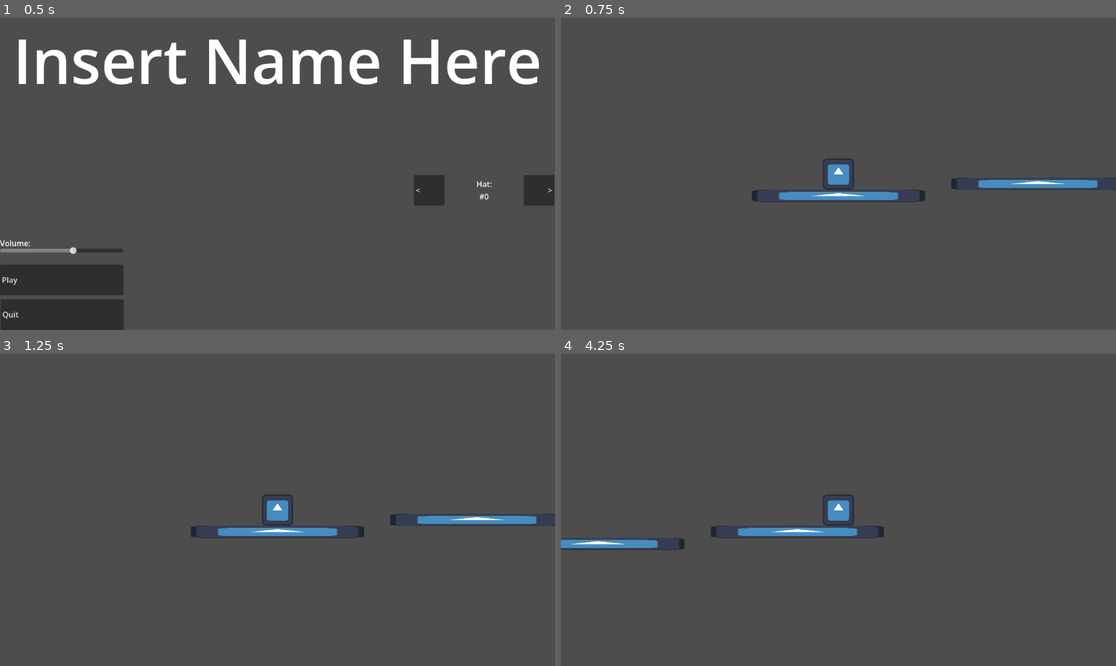
Above: before the commit, frames 1-4 (two rows, left to right).
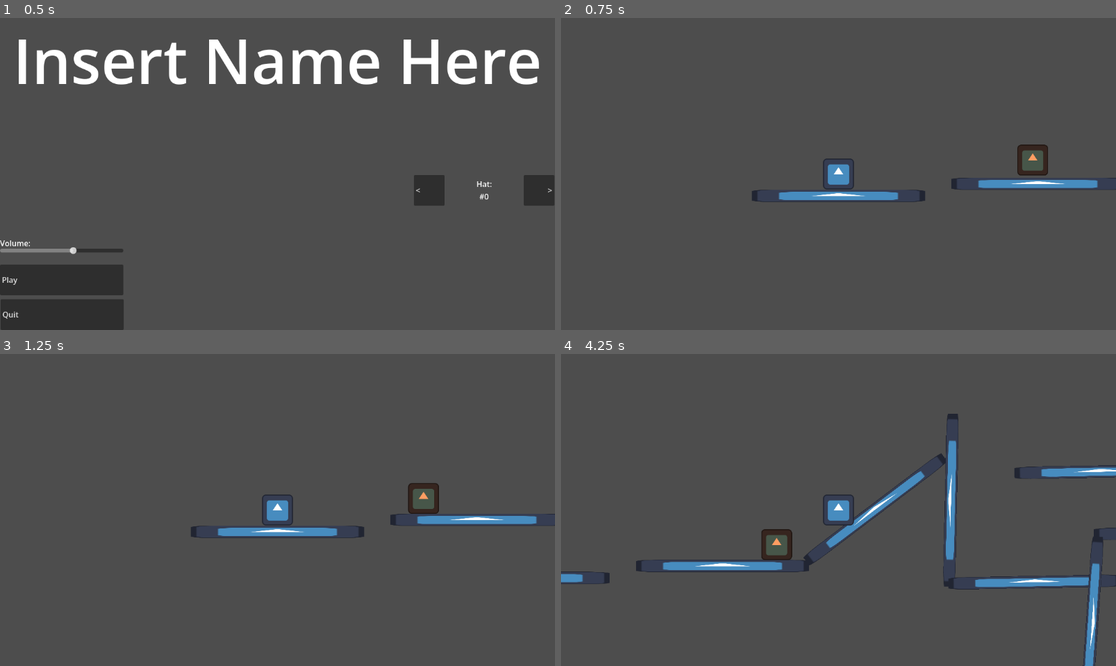
Above: after the commit, the same moments.

Repository: IncrediblyCreativeUsername/Team-Indecisive-Cutthroat-2026
Game: Godot game, scene res://UI/MainMenu.tscn
Two runs of this game, one before a commit and one after it. Both use one fixed random seed, a clock stepped at 60 frames per second and the inputs below. The engine's default icon, where the game draws it, is replaced by a stand-in: a white triangle on a blue panel in a dark square.
Inputs:
- Up to frame 1 (0.5 s): no input
- Up to frame 2 (0.75 s): click "Play" at 0.5 s
- Up to frame 3 (1.25 s): no input
- Up to frame 4 (4.25 s): hold D (MOVE_RIGHT) 1.28-2.78 s; tap W (JUMP) at 1.52, 2.27, 3.77 s; hold A (MOVE_LEFT) 2.78-3.53 s; hold D (MOVE_RIGHT) from 3.53 s (still down)

Frame 1 is identical in both runs. In frame 2, 0.3% of the frame differs, in the area x 82-88%, y 40-51%; in frame 3, 0.3%; in frame 4, 5.7%, in the area x 0-100%, y 19-100%.

Commit message:
Basic Enemy AI and Climb (No pathfinding yet)

Diff:
--- /dev/null
+++ b/Enemy/Enemy.tscn
@@ -0,0 +1,17 @@
+[gd_scene format=3 uid="uid://dfooacd5orfqh"]
+
+[ext_resource type="Script" uid="uid://cr5uer3e35twp" path="res://Enemy/enemy.gd" id="1_3o4wt"]
+[ext_resource type="Texture2D" uid="uid://dlhfkqblbvnm8" path="res://Art/Placeholder/icon.svg" id="2_epr5s"]
+
+[sub_resource type="CircleShape2D" id="CircleShape2D_vonkd"]
+radius = 63.1981
+
+[node name="Enemy" type="CharacterBody2D" unique_id=400271033]
+script = ExtResource("1_3o4wt")
+
+[node name="Sprite2D" type="Sprite2D" parent="." unique_id=1210194941]
+modulate = Color(0.99607843, 0.6156863, 0.38431373, 1)
+texture = ExtResource("2_epr5s")
+
+[node name="CollisionShape2D" type="CollisionShape2D" parent="." unique_id=226660341]
+shape = SubResource("CircleShape2D_vonkd")
--- /dev/null
+++ b/Enemy/enemy.gd
@@ -0,0 +1,28 @@
+extends CharacterBody2D
+
+@export var gravity : int = 100
+@export var speed : int = 400
+
+@onready var player = get_parent().find_child("Player")
+
+func _physics_process(_delta: float) -> void:
+	#X movement
+	velocity.x = 0
+
+	if abs(player.global_position.x - self.global_position.x) > 10:
+		if player.global_position.x >= self.global_position.x:
+			velocity.x += 1
+		if player.global_position.x <= self.global_position.x:
+			velocity.x -= 1
+
+	if is_on_wall():
+		if player.global_position.y <= self.global_position.x:
+			velocity.y = -(speed / 2.0) - gravity
+
+	velocity.x *= speed
+
+	velocity.y += gravity
+
+
+	#move according to velocity and delta
+	move_and_slide()
--- a/Game/Game.tscn
+++ b/Game/Game.tscn
@@ -3,6 +3,7 @@
 [ext_resource type="Script" uid="uid://co6lho6g8m022" path="res://Game/game.gd" id="1_hqwdr"]
 [ext_resource type="Texture2D" uid="uid://dlhfkqblbvnm8" path="res://Art/Placeholder/icon.svg" id="2_vrr3t"]
 [ext_resource type="PackedScene" uid="uid://dy7klndipufbg" path="res://Player/Player.tscn" id="3_iv3md"]
+[ext_resource type="PackedScene" uid="uid://dfooacd5orfqh" path="res://Enemy/Enemy.tscn" id="4_37esa"]
 
 [sub_resource type="RectangleShape2D" id="RectangleShape2D_iv3md"]
 size = Vector2(129.59589, 123)
@@ -33,7 +34,88 @@
 scale = Vector2(0.9999998, 1)
 shape = SubResource("RectangleShape2D_iv3md")
 
+[node name="TempBox3" type="CharacterBody2D" parent="." unique_id=346039032]
+position = Vector2(1462.0001, -154.00006)
+rotation = -0.64798814
+scale = Vector2(5.6097455, 0.39999938)
+
+[node name="Sprite2D" type="Sprite2D" parent="TempBox3" unique_id=1098224771]
+texture = ExtResource("2_vrr3t")
+
+[node name="CollisionShape2D" type="CollisionShape2D" parent="TempBox3" unique_id=565911677]
+position = Vector2(-1.1586761, -1.5)
+scale = Vector2(0.9999998, 1)
+shape = SubResource("RectangleShape2D_iv3md")
+
+[node name="TempBox4" type="CharacterBody2D" parent="." unique_id=1339737106]
+position = Vector2(1776.0001, -192.00002)
+rotation = -1.5486718
+scale = Vector2(5.6097455, 0.39999938)
+
+[node name="Sprite2D" type="Sprite2D" parent="TempBox4" unique_id=937598891]
+texture = ExtResource("2_vrr3t")
+
+[node name="CollisionShape2D" type="CollisionShape2D" parent="TempBox4" unique_id=1940523338]
+position = Vector2(-1.1586761, -1.5)
+scale = Vector2(0.9999998, 1)
+shape = SubResource("RectangleShape2D_iv3md")
+
+[node name="TempBox5" type="CharacterBody2D" parent="." unique_id=1695901023]
+position = Vector2(2124, 148.00002)
+rotation = -0.017346501
+scale = Vector2(5.6097455, 0.39999938)
+
+[node name="Sprite2D" type="Sprite2D" parent="TempBox5" unique_id=1381322817]
+texture = ExtResource("2_vrr3t")
+
+[node name="CollisionShape2D" type="CollisionShape2D" parent="TempBox5" unique_id=1187805204]
+position = Vector2(-1.1586761, -1.5)
+scale = Vector2(0.9999998, 1)
+shape = SubResource("RectangleShape2D_iv3md")
+
+[node name="TempBox6" type="CharacterBody2D" parent="." unique_id=768558049]
+position = Vector2(2728.9998, -56.99997)
+rotation = -0.017346501
+scale = Vector2(5.6097455, 0.39999938)
+
+[node name="Sprite2D" type="Sprite2D" parent="TempBox6" unique_id=1461770484]
+texture = ExtResource("2_vrr3t")
+
+[node name="CollisionShape2D" type="CollisionShape2D" parent="TempBox6" unique_id=422280463]
+position = Vector2(-1.1586761, -1.5)
+scale = Vector2(0.9999998, 1)
+shape = SubResource("RectangleShape2D_iv3md")
+
+[node name="TempBox7" type="CharacterBody2D" parent="." unique_id=1437326961]
+position = Vector2(2398.9998, -311)
+rotation = -0.017346501
+scale = Vector2(5.6097455, 0.39999938)
+
+[node name="Sprite2D" type="Sprite2D" parent="TempBox7" unique_id=362354728]
+texture = ExtResource("2_vrr3t")
+
+[node name="CollisionShape2D" type="CollisionShape2D" parent="TempBox7" unique_id=304745676]
+position = Vector2(-1.1586761, -1.5)
+scale = Vector2(0.9999998, 1)
+shape = SubResource("RectangleShape2D_iv3md")
+
+[node name="TempBox8" type="CharacterBody2D" parent="." unique_id=1374717165]
+position = Vector2(2362, 318)
+rotation = -4.644015
+scale = Vector2(5.6097455, 0.39999938)
+
+[node name="Sprite2D" type="Sprite2D" parent="TempBox8" unique_id=1631394766]
+texture = ExtResource("2_vrr3t")
+
+[node name="CollisionShape2D" type="CollisionShape2D" parent="TempBox8" unique_id=649383265]
+position = Vector2(-1.1586761, -1.5)
+scale = Vector2(0.9999998, 1)
+shape = SubResource("RectangleShape2D_iv3md")
+
 [node name="Player" parent="." unique_id=1863645860 instance=ExtResource("3_iv3md")]
 
 [node name="Camera2D" type="Camera2D" parent="Player" unique_id=594023427]
 zoom = Vector2(0.5, 0.5)
+
+[node name="Enemy" parent="." unique_id=400271033 instance=ExtResource("4_37esa")]
+position = Vector2(873, -109)
--- /dev/null
+++ b/test_scene.tscn
@@ -0,0 +1,3 @@
+[gd_scene format=3 uid="uid://1gny8dbpcyqu"]
+
+[node name="Node2D" type="Node2D" unique_id=232708717]
Not shown, added: Enemy/enemy.gd.uid
